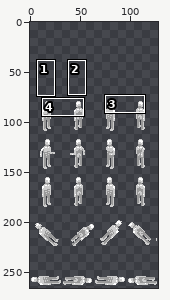
Sprite sheet -- chars/1.png. The picture above shows the old version from afar; the outline marks the close-up.
Close-up. The starting point:
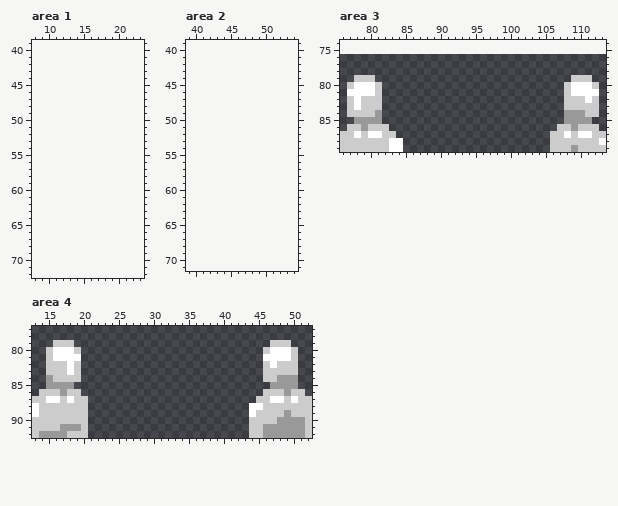
The file is 128x190 pixels. Colours within 5 levels of each other are drawn and written as one. Shown: area 1: x 8..23, y 39..72; area 2: x 39..54, y 39..71; area 3: x 76..113, y 74..89; area 4: x 13..52, y 77..92. The old version is drawn lined up with the new one, on the new canvas. The commit also changed other parts of the picture, which this record leaves out.
After the commit:
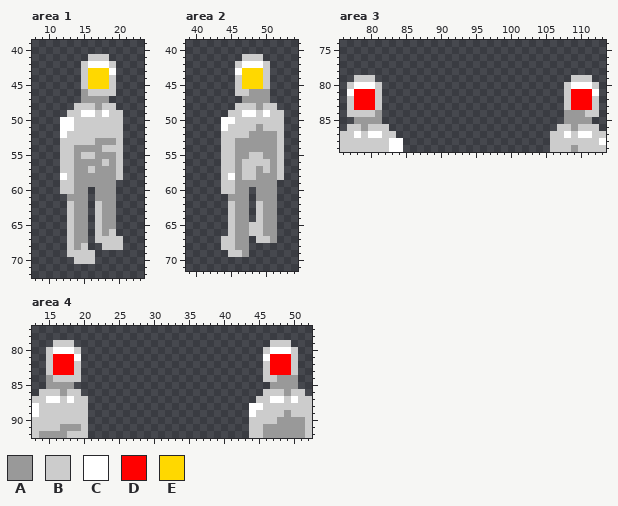
Palette (. is transparent): A #999999  B #cccccc  C #ffffff  D #ff0000  E #ffd800
Difference:
canvas 128x190 -> 128x266, the old top-left corner now at 0,76
Changed rows in their new state; - is an unchanged pixel.
Area 1:
first column x 12:
41 ----BBB--
42 ---BCCCB-
43 ---BEEEC-
44 ---BEEEB-
45 ---BEEEB-
46 ---ABBBB-
47 ---AAAA--
48 --BBBABB-
49 -BBCCBCBB
50 CCBBBBBBB
51 CCBBBBBBB
52 CBBBBBBBB
53 BBBBBAAAB
54 BBAAAABBB
55 BBABBAAAB
56 BBAAAABAB
57 BBAABAAAB
58 CBAAAAAAB
59 BBAAAAAA-
60 BBAA-AAA-
61 -AAA-AAA-
62 -BAA-BAA-
63 -BAA-BAA-
64 -BAA-BAA-
65 -BAA-BAA-
66 -BAA-BAB-
67 -BAA-BBBB
68 -BAB--BBB
69 -BBBB----
70 --BBB----
Area 2:
first column x 44:
41 ---BBB---
42 --BCCCB--
43 --CEEEB--
44 --BEEEB--
45 --BEEEB--
46 --BBAAA--
47 ---AAAA--
48 --BBBABB-
49 -BBCCBCBB
50 CCBBBBBBB
51 CBBBBABBB
52 BBBBAAAAB
53 BBAAAAAAB
54 BBAAAAAAB
55 BBAABBAAB
56 BBABBBBAB
57 BBABBABAB
58 BCABBAAAB
59 BBAAAAAA-
60 BBAA-AAA-
61 -AAA-AAA-
62 -BAA-BAA-
63 -BAA-BAA-
64 -BAA-BAA-
65 -BAABBAA-
66 -BAABBAA-
67 BBAA-BBA-
68 BBAA-----
69 -BBA-----
Area 3:
first column x 78:
81 DDD----------------------------DDD
82 DDD----------------------------DDD
83 DDD----------------------------DDD
Area 4:
first column x 16:
81 DDD----------------------------DDD
82 DDD----------------------------DDD
83 DDD----------------------------DDD
Changed places in both close-ups, as pixel boxes (x1, y1, x2, y2):
added: (60, 54, 123, 264)
added: (221, 54, 284, 257)
changed: (354, 89, 375, 110)
changed: (571, 89, 592, 110)
changed: (53, 354, 74, 375)
changed: (270, 354, 291, 375)
